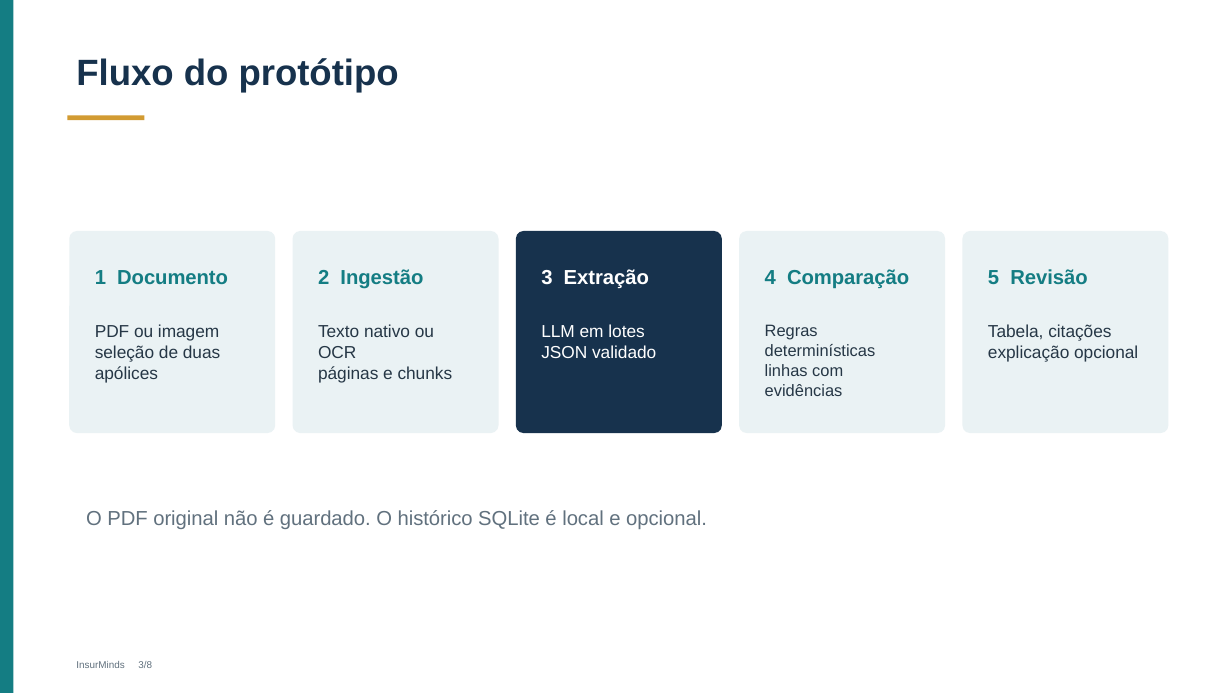
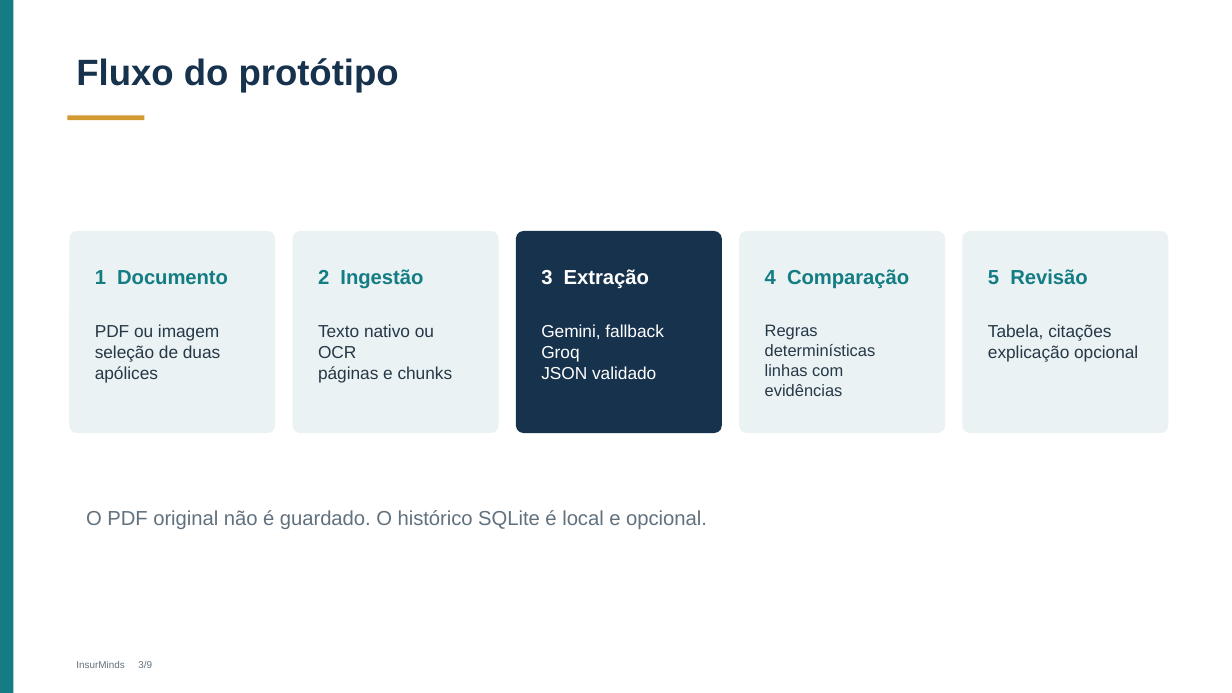
Before and after one commit to jhenifferg/insurminds-do-policy-analyzer, a slide deck: slide 3 of Projeto_Final_Artefatos/InsurMinds_Projeto_Final.pptx. Drawn at 1232x693 pixels with LibreOffice and Linux fonts; fonts in the diff are those of the drawing. Boxes give left, top, right and bottom in pixels: in the first picture for what was removed or moved away, otherwise in the second. Text is boxed around its words. In the diff, an @@ line names an element or a change of style, - is before the commit and + after.

```diff
--- a/Projeto_Final_Artefatos/InsurMinds_Projeto_Final.pptx
+++ b/Projeto_Final_Artefatos/InsurMinds_Projeto_Final.pptx
@@ text at <box>541,324,663,362</box>: text changed @@
-LLM em lotes
+Gemini, fallback Groq
```
Also in this commit, not shown: 7 other slides changed, 1 slide added, 1 other file.
